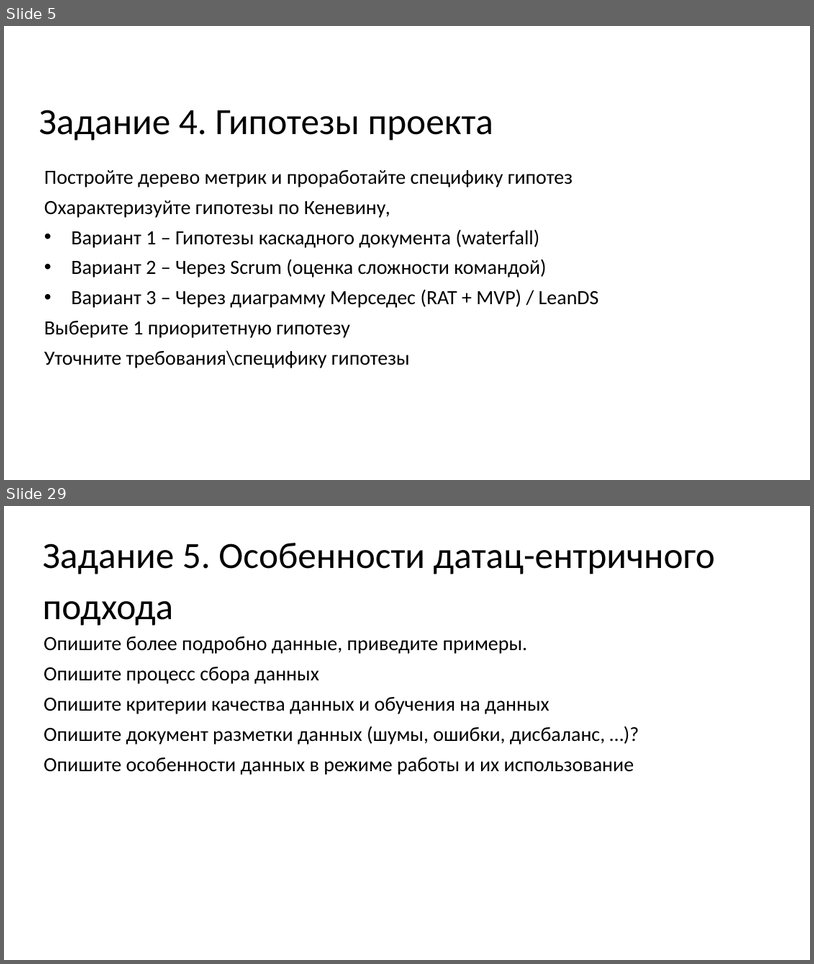
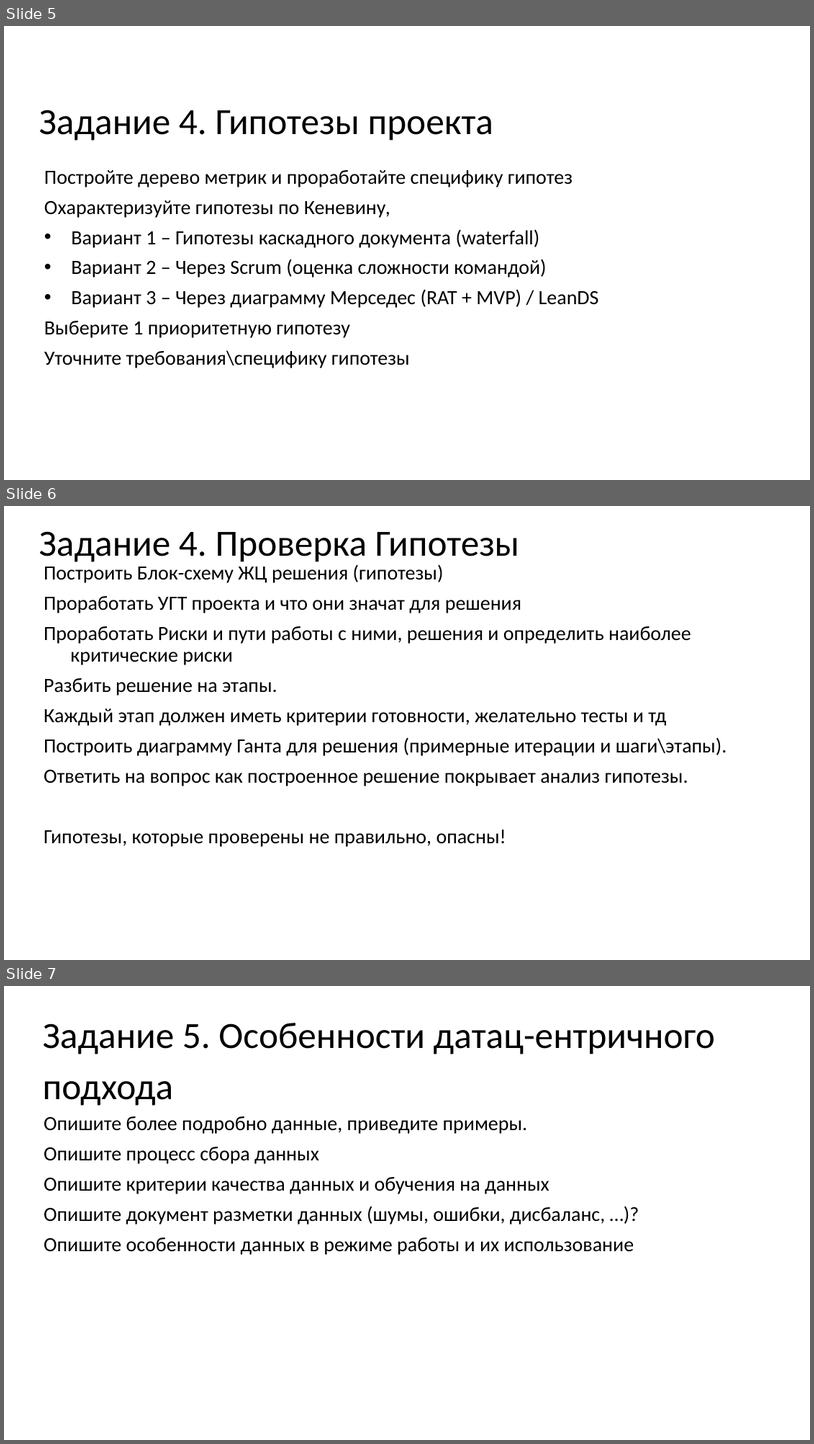
Before and after one commit to MVRonkin/MLSystemDesignCourse, a slide deck: 2024/Задание.pptx. Shown one above the other, each under a label of ours: slides 5 and 29 before the commit, slides 5, 6 and 7 after it; the slides between them are not shown. The pictures are 814x964 and 814x1444 pixels, drawn with LibreOffice and Linux fonts; fonts in the diff are those of the drawing. Boxes give left, top, right and bottom in pixels: in the first picture for what was removed or moved away, otherwise in the second. Text is boxed around its words. In the diff, an @@ line names an element or a change of style, - is before the commit and + after.

```diff
--- a/2024/Задание.pptx
+++ b/2024/Задание.pptx
@@ slide 6 added at <box>4,506,810,960</box>, background #FFFFFF @@
@@ title added at <box>39,531,520,565</box>, 44 pt, text #000000 @@
+Задание 4. Проверка Гипотезы
@@ subtitle added at <box>44,564,728,847</box>, 24 pt, text #000000 @@
+Построить Блок-схему ЖЦ решения (гипотезы)
+Проработать УГТ проекта и что они значат для решения
+Проработать Риски и пути работы с ними, решения и определить наиболее критические риски
+Разбить решение на этапы.
+Каждый этап должен иметь критерии готовности, желательно тесты и тд
+Построить диаграмму Ганта для решения (примерные итерации и шаги\этапы).
+Ответить на вопрос как построенное решение покрывает анализ гипотезы.
+Гипотезы, которые проверены не правильно, опасны!
@@ what was slide 29 is now slide 7 @@
```
